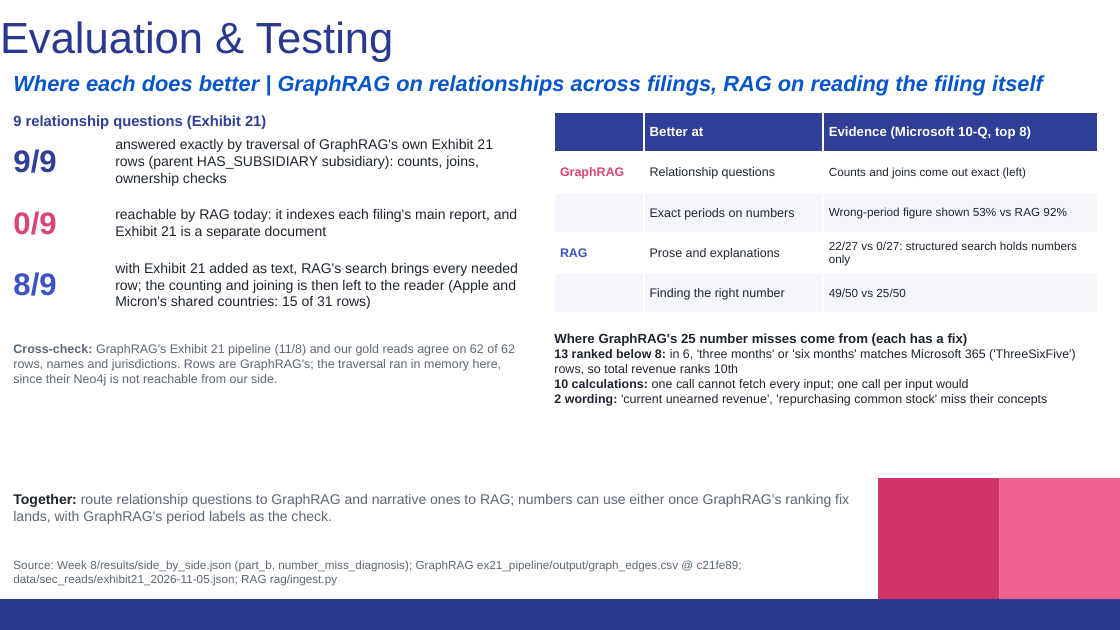
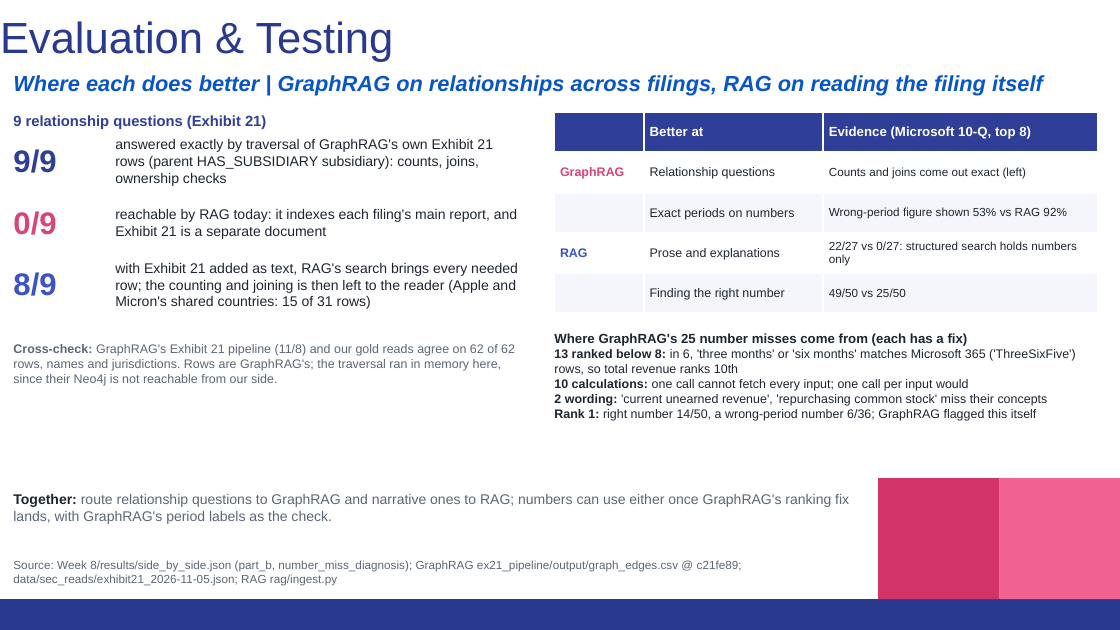
Before and after one commit to thomassong0604-oss/kpmg-eval, a slide deck: slide 4 of Week 8/deck/KPMG_Eval_Week8_11-12.pptx. Drawn at 1120x630 pixels with LibreOffice and Linux fonts; fonts in the diff are those of the drawing. Boxes give left, top, right and bottom in pixels: in the first picture for what was removed or moved away, otherwise in the second. Text is boxed around its words. In the diff, an @@ line names an element or a change of style, - is before the commit and + after.

```diff
--- a/Week 8/deck/KPMG_Eval_Week8_11-12.pptx
+++ b/Week 8/deck/KPMG_Eval_Week8_11-12.pptx
@@ text at box(554, 409, 1037, 421): paragraph added @@
+Rank 1: right number 14/50, a wrong-period number 6/36; GraphRAG flagged this itself
```
Also in this commit, not shown: 3 other slides changed, 48 other files.
